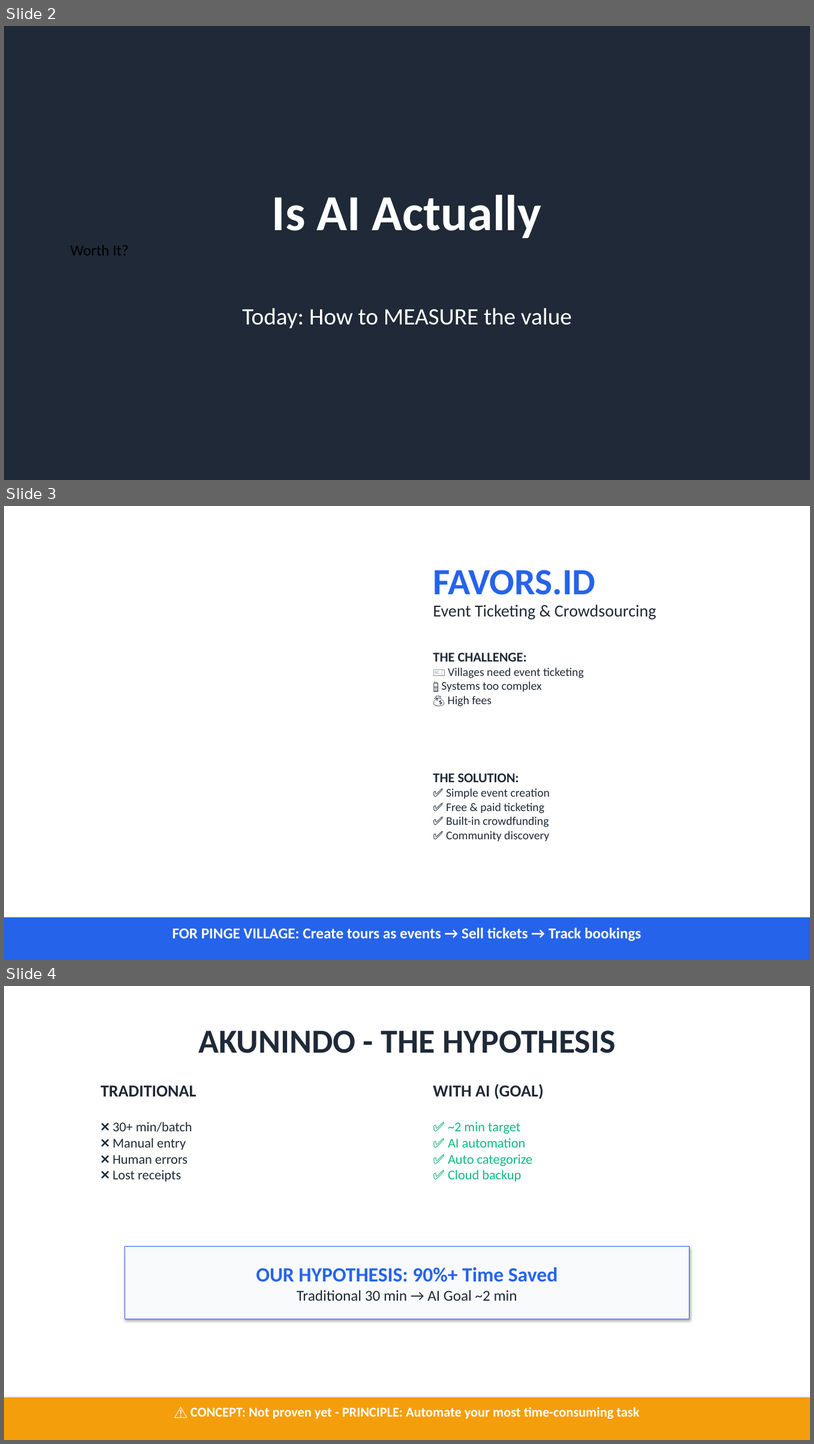
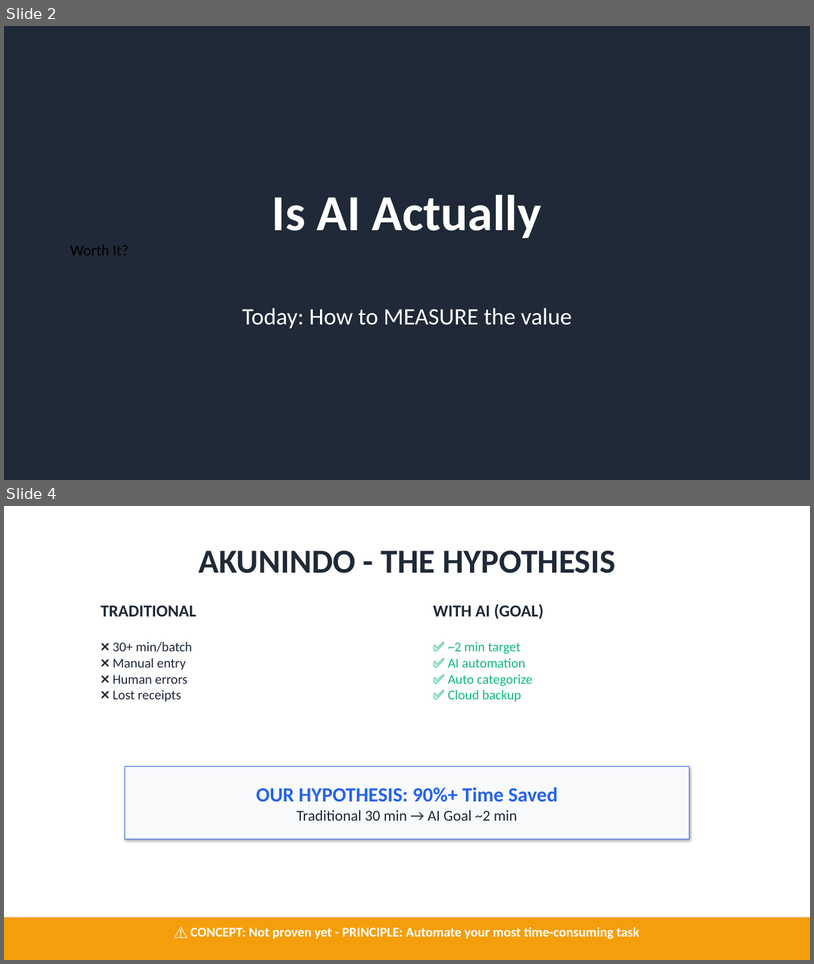
Before and after one commit to smaluhn/ai-productivity-system, a slide deck: projects-temp/2025-11-01-ai-talk/AI-Tourism-Presentation-Simon-Smaluhn.pptx. Shown one above the other, each under a label of ours: slides 2, 3 and 4 before the commit, slides 2 and 4 after it; the slides between them are not shown. The pictures are 814x1444 and 814x964 pixels, drawn with LibreOffice and Linux fonts; fonts in the diff are those of the drawing. Boxes give left, top, right and bottom in pixels: in the first picture for what was removed or moved away, otherwise in the second. Text is boxed around its words. In the diff, an @@ line names an element or a change of style, - is before the commit and + after.

```diff
--- a/projects-temp/2025-11-01-ai-talk/AI-Tourism-Presentation-Simon-Smaluhn.pptx
+++ b/projects-temp/2025-11-01-ai-talk/AI-Tourism-Presentation-Simon-Smaluhn.pptx
@@ slide 3 removed at bbox=[4, 506, 810, 960], background #FFFFFF @@
@@ text removed at bbox=[433, 570, 596, 595] @@
-FAVORS.ID
@@ text removed at bbox=[433, 604, 657, 619] @@
-Event Ticketing & Crowdsourcing
@@ text removed at bbox=[433, 652, 584, 706] @@
-THE CHALLENGE:
-🎫 Villages need event ticketing
-📱 Systems too complex
-💰 High fees
@@ text removed at bbox=[433, 773, 550, 841] @@
-THE SOLUTION:
-✅ Simple event creation
-✅ Free & paid ticketing
-✅ Built-in crowdfunding
-✅ Community discovery
@@ rectangle removed at bbox=[4, 918, 810, 960] @@
@@ text removed at bbox=[173, 927, 641, 941] @@
-FOR PINGE VILLAGE: Create tours as events → Sell tickets → Track bookings
```
Also in this commit, not shown: 1 slide added.
